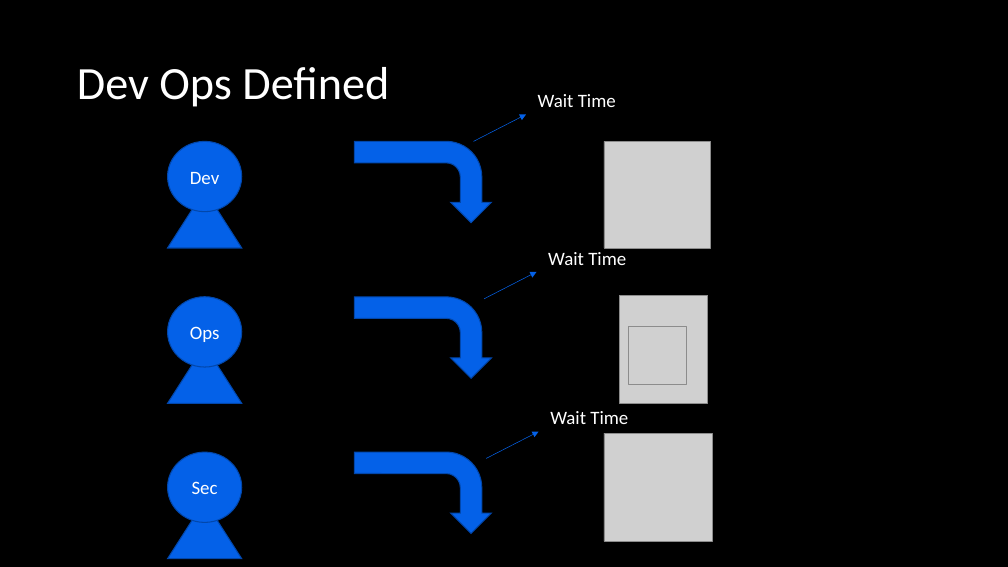
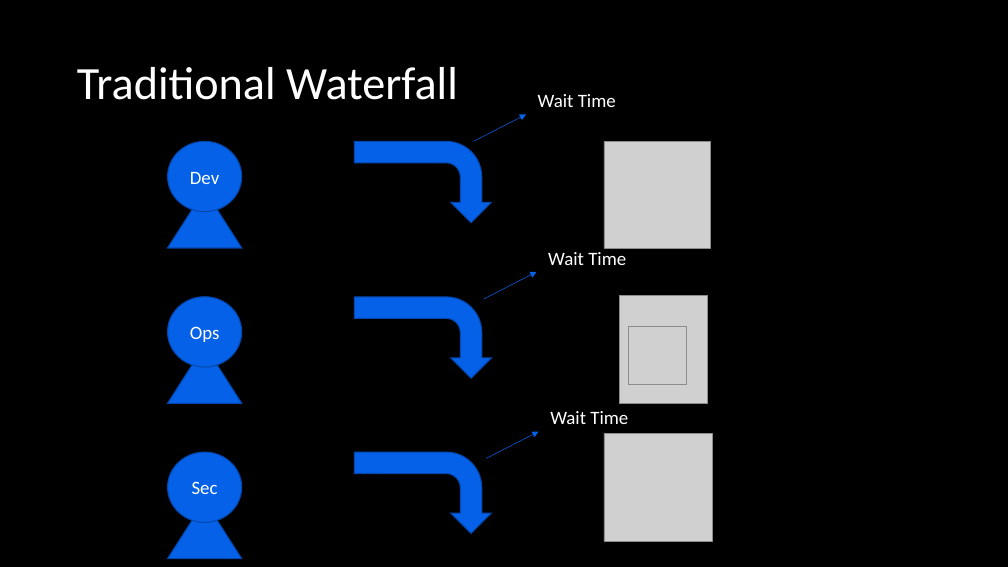
Before and after one commit to FraserPol/hashi-tech-excersise, a slide deck: slide 6 of Hashi-Demo-Preso.pptx (slide 8 before the commit). Drawn at 1008x567 pixels with LibreOffice and Linux fonts; fonts in the diff are those of the drawing; grey boxes stand for pictures. Boxes give left, top, right and bottom in pixels: in the first picture for what was removed or moved away, otherwise in the second. Text is boxed around its words. In the diff, an @@ line names an element or a change of style, - is before the commit and + after.

```diff
--- a/Hashi-Demo-Preso.pptx
+++ b/Hashi-Demo-Preso.pptx
@@ title at <box>77,67,458,100</box>: text changed @@
-Dev Ops Defined
+Traditional Waterfall
```
Also in this commit, not shown: 8 other slides changed, 31 slides added, 3 slides removed, 12 other files.
